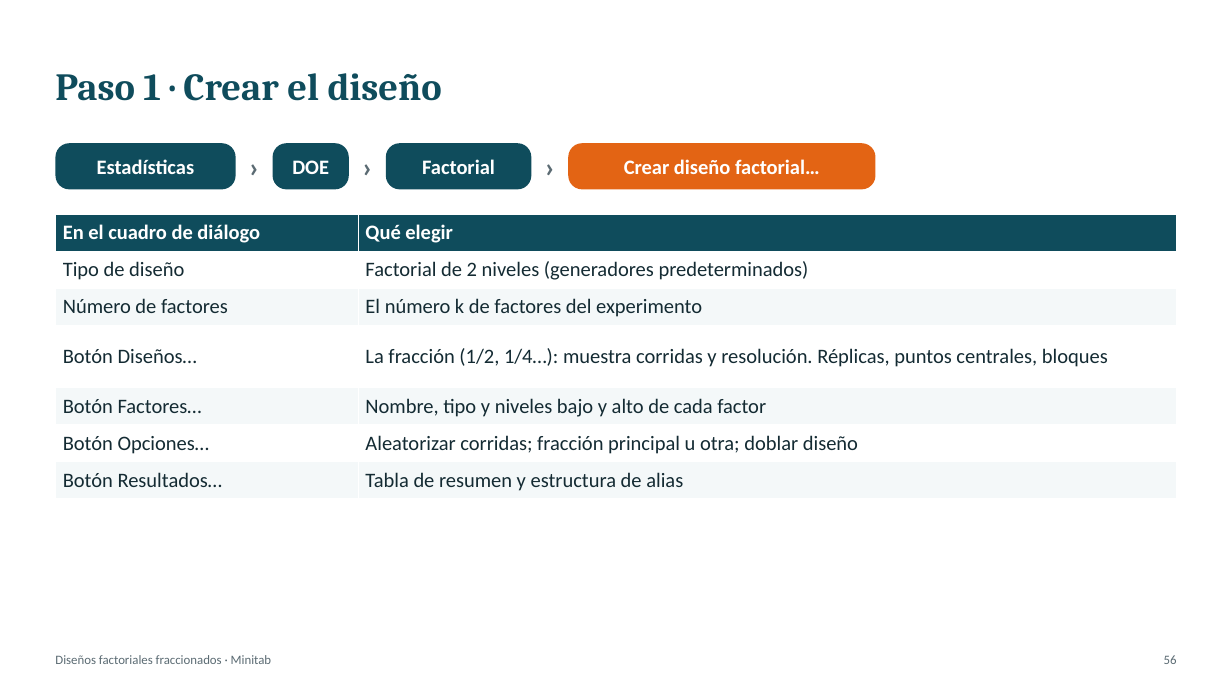
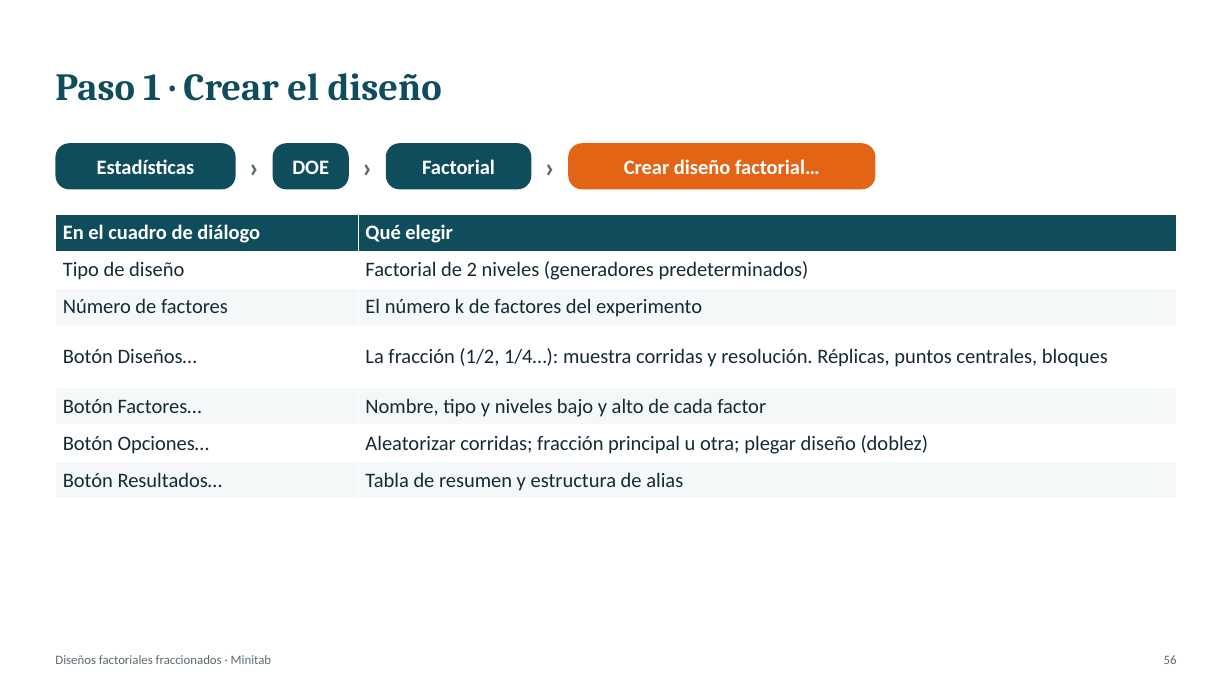
Before and after one commit to Juanes2001/diseno-de-experimentos, a slide deck: slide 56 of exposicion-tema-06/Tema6_Factoriales_Fraccionados.pptx. Drawn at 1232x693 pixels with LibreOffice and Linux fonts; fonts in the diff are those of the drawing. Boxes give left, top, right and bottom in pixels: in the first picture for what was removed or moved away, otherwise in the second. Text is boxed around its words. In the diff, an @@ line names an element or a change of style, - is before the commit and + after.

```diff
--- a/exposicion-tema-06/Tema6_Factoriales_Fraccionados.pptx
+++ b/exposicion-tema-06/Tema6_Factoriales_Fraccionados.pptx
@@ table at (x1=55, y1=214, x2=1177, y2=499) @@
-row 6, column 2: Aleatorizar corridas; fracción principal u otra; doblar diseño
+row 6, column 2: Aleatorizar corridas; fracción principal u otra; plegar diseño (doblez)
```
Also in this commit, not shown: 25 other slides changed, 3 other files.
